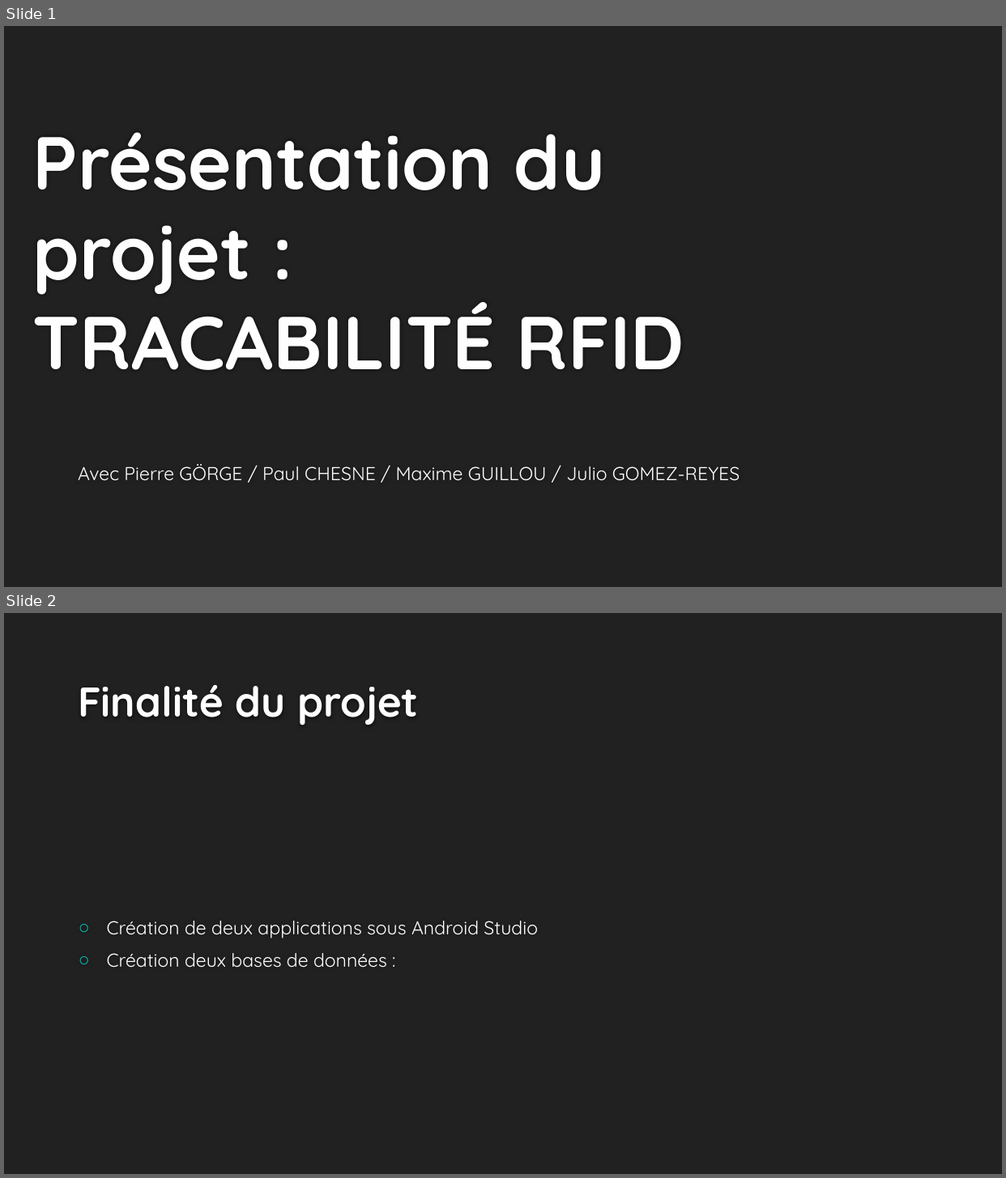
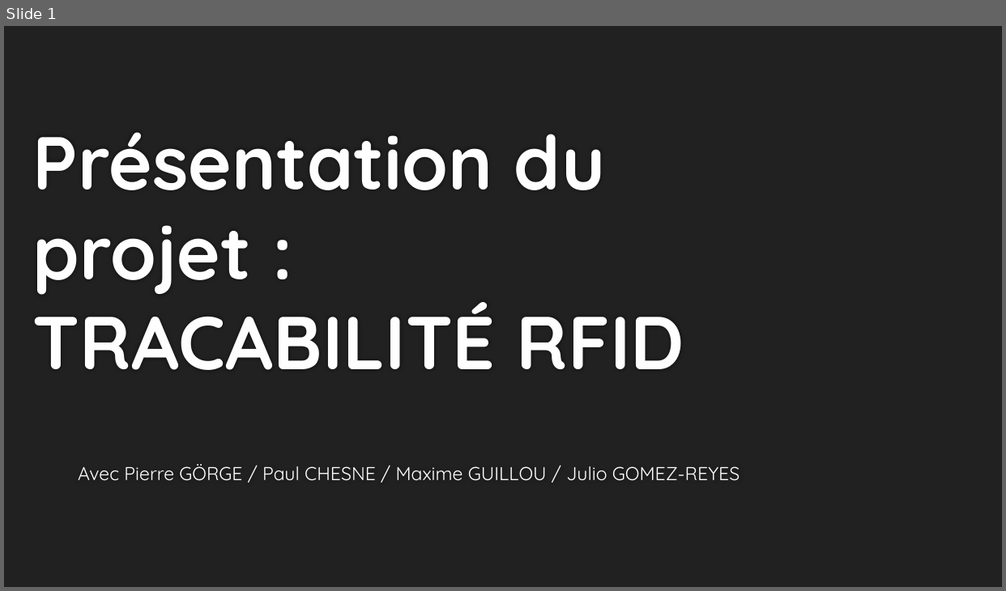
Before and after one commit to Wyrrain/Projet_Bts, a slide deck: Documentations/Présentation du projet (Revue 1).pptx. Shown one above the other, each under a label of ours: slides 1 and 2 before the commit, slide 1 after it. The pictures are 1006x1178 and 1006x591 pixels, drawn with LibreOffice and Linux fonts; fonts in the diff are those of the drawing; background and template pictures are left out. Boxes give left, top, right and bottom in pixels: in the first picture for what was removed or moved away, otherwise in the second. Text is boxed around its words. In the diff, an @@ line names an element or a change of style, - is before the commit and + after.

```diff
--- a/Documentations/Présentation du projet (Revue 1).pptx
+++ b/Documentations/Présentation du projet (Revue 1).pptx
@@ slide 2 removed at [4,613,1002,1174], background #212121 @@
@@ title removed at [78,685,418,725] @@
-Finalité du projet
@@ text removed at [107,921,538,968] @@
-○ Création de deux applications sous Android Studio
-○ Création deux bases de données :
```
Also in this commit, not shown: 3 slides added, 4 other files.
